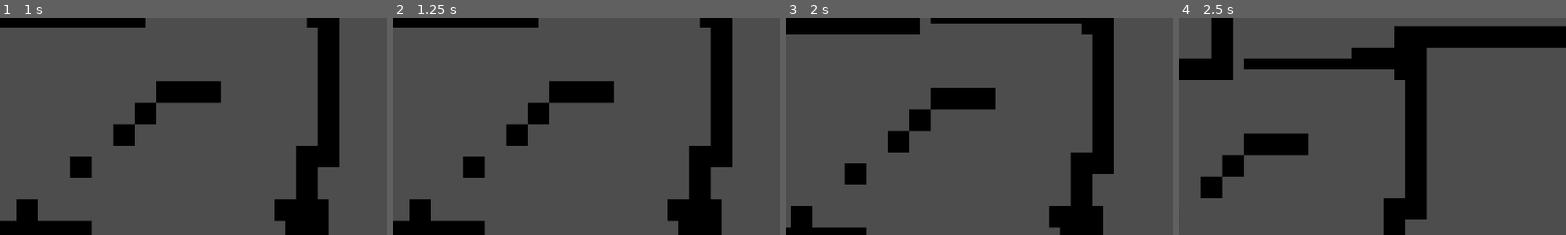
Above: before the commit, frames 1-4 (left to right).
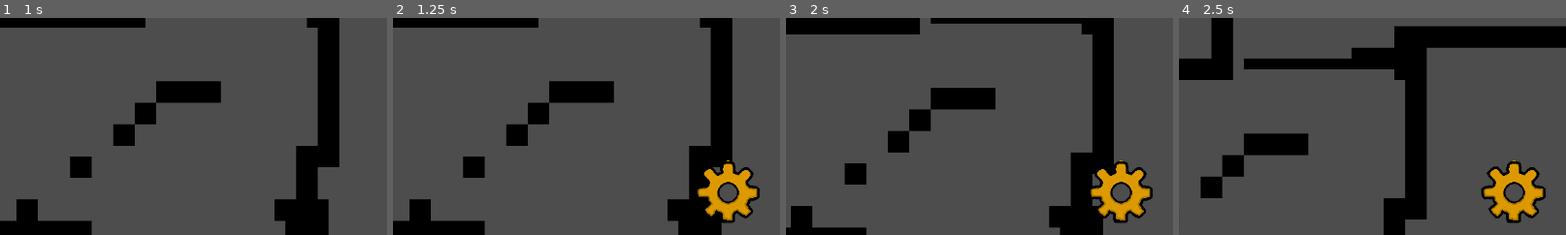
Above: after the commit, the same moments.

Repository: Starscout/SteamSmyth
Game: Godot game, scene res://Rooms/test room.tscn
Same seed, same stepped clock (60 frames per second), same inputs: the game is played once before the commit and once after it.
Inputs:
- Up to frame 1 (1 s): tap Enter at 0.5 s; hold Right (right) from 0.53 s (still down); tap W (up) at 0.6, 0.77 s
- Up to frame 2 (1.25 s): keep holding Right (right); tap W (up) at 1.07 s
- Up to frame 3 (2 s): keep holding Right (right); tap W (up) at 1.35, 1.52, 1.82 s
- Up to frame 4 (2.5 s): release Right (right) at 2.03 s; hold A (left) from 2.03 s (still down); tap W (up) at 2.1 s
The pictures show only the part of the screen within x 50-100%, y 50-100%; the shares and areas given below are measured in that part.

Frame 1 is identical in both runs. In frame 2, 2.6% of the frame differs, in the area x 78-95%, y 65-95%; in frame 3, 2.8%; in frame 4, 2.9%, in the area x 77-95%, y 65-95%.

Commit message:
Bring to desktop and finish transparent icon

Diff:
--- /dev/null
+++ b/Player/hud.tscn
@@ -0,0 +1,71 @@
+[gd_scene load_steps=11 format=3 uid="uid://btjagb02d2d65"]
+
+[ext_resource type="Script" path="res://Player/scripts/hud.gd" id="1_65x1y"]
+[ext_resource type="Texture2D" uid="uid://b02uk5iggrxxe" path="res://General Art/TestStuff/saveIcon Sheet.png" id="2_8pfw1"]
+
+[sub_resource type="AtlasTexture" id="AtlasTexture_dty15"]
+atlas = ExtResource("2_8pfw1")
+region = Rect2(0, 0, 100, 100)
+
+[sub_resource type="AtlasTexture" id="AtlasTexture_uf0hk"]
+atlas = ExtResource("2_8pfw1")
+region = Rect2(100, 0, 100, 100)
+
+[sub_resource type="AtlasTexture" id="AtlasTexture_f6jfd"]
+atlas = ExtResource("2_8pfw1")
+region = Rect2(200, 0, 100, 100)
+
+[sub_resource type="AtlasTexture" id="AtlasTexture_ivs3f"]
+atlas = ExtResource("2_8pfw1")
+region = Rect2(300, 0, 100, 100)
+
+[sub_resource type="AtlasTexture" id="AtlasTexture_xvni6"]
+atlas = ExtResource("2_8pfw1")
+region = Rect2(400, 0, 100, 100)
+
+[sub_resource type="AtlasTexture" id="AtlasTexture_1c75d"]
+atlas = ExtResource("2_8pfw1")
+region = Rect2(500, 0, 100, 100)
+
+[sub_resource type="AtlasTexture" id="AtlasTexture_42llj"]
+atlas = ExtResource("2_8pfw1")
+region = Rect2(600, 0, 100, 100)
+
+[sub_resource type="SpriteFrames" id="SpriteFrames_4atyv"]
+animations = [{
+"frames": [{
+"duration": 1.0,
+"texture": SubResource("AtlasTexture_dty15")
+}, {
+"duration": 1.0,
+"texture": SubResource("AtlasTexture_uf0hk")
+}, {
+"duration": 1.0,
+"texture": SubResource("AtlasTexture_f6jfd")
+}, {
+"duration": 1.0,
+"texture": SubResource("AtlasTexture_ivs3f")
+}, {
+"duration": 1.0,
+"texture": SubResource("AtlasTexture_xvni6")
+}, {
+"duration": 1.0,
+"texture": SubResource("AtlasTexture_1c75d")
+}, {
+"duration": 1.0,
+"texture": SubResource("AtlasTexture_42llj")
+}],
+"loop": true,
+"name": &"save_game",
+"speed": 9.0
+}]
+
+[node name="HUD" type="CanvasLayer"]
+script = ExtResource("1_65x1y")
+
+[node name="SaveIcon" type="AnimatedSprite2D" parent="."]
+top_level = true
+position = Vector2(1075, 585)
+sprite_frames = SubResource("SpriteFrames_4atyv")
+animation = &"save_game"
+frame_progress = 0.545555
--- a/Player/player.tscn
+++ b/Player/player.tscn
@@ -1,7 +1,7 @@
 [gd_scene load_steps=10 format=3 uid="uid://bhnrtjxbr5p6w"]
 
 [ext_resource type="Texture2D" uid="uid://chn6evt0quuc4" path="res://General Art/TestStuff/Main Character-Sheet.png" id="1_8d336"]
-[ext_resource type="Script" path="res://Player/player.gd" id="1_hkkap"]
+[ext_resource type="Script" path="res://Player/scripts/player.gd" id="1_hkkap"]
 
 [sub_resource type="RectangleShape2D" id="RectangleShape2D_gydum"]
 
--- /dev/null
+++ b/Player/scripts/hud.gd
@@ -0,0 +1,23 @@
+extends CanvasLayer
+var icon_timer = 0
+var icon_time = 200
+var icon_transparency = 0
+# Called when the node enters the scene tree for the first time.
+func _ready():
+	$SaveIcon.modulate.a = icon_transparency
+	for save_point in get_tree().get_nodes_in_group("SavePoints"):
+		save_point.connect("save_point_activated", Callable(self, "_on_save_point_activated"))
+
+
+
+
+# Called every frame. 'delta' is the elapsed time since the previous frame.
+func _process(delta):
+	if icon_timer > 0:
+		icon_timer -= 1
+		icon_transparency += 1
+		$SaveIcon.modulate.a = icon_transparency
+
+
+func _on_save_point_activated(ignore):
+	icon_timer = icon_time
--- a/Rooms/test room.tscn
+++ b/Rooms/test room.tscn
@@ -6,6 +6,7 @@
 [ext_resource type="Texture2D" uid="uid://dyn0dhkh5mnhp" path="res://General Art/TestStuff/TestTile.png" id="3_qfxkx"]
 [ext_resource type="PackedScene" uid="uid://dxd56cc7ya63t" path="res://Objects/Interactable/save_point.tscn" id="5_q7ju7"]
 [ext_resource type="PackedScene" uid="uid://bbdfxw7kdbr1r" path="res://Player/Camera/camera.tscn" id="5_yimp1"]
+[ext_resource type="PackedScene" uid="uid://btjagb02d2d65" path="res://Player/hud.tscn" id="7_kdtm3"]
 
 [sub_resource type="TileSetAtlasSource" id="TileSetAtlasSource_4rimo"]
 texture = ExtResource("3_qfxkx")
@@ -69,3 +70,5 @@
 
 [node name="save point2" parent="." groups=["SavePoints"] instance=ExtResource("5_q7ju7")]
 position = Vector2(1204, 219)
+
+[node name="HUD" parent="." instance=ExtResource("7_kdtm3")]
Binary file added: General Art/TestStuff/saveIcon Sheet.png
Not shown, added: General Art/TestStuff/saveIcon Sheet.png.import
Renamed: Player/player.gd -> Player/scripts/player.gd
Not shown: 1 places in Rooms/test room.tscn that only renumber resources
